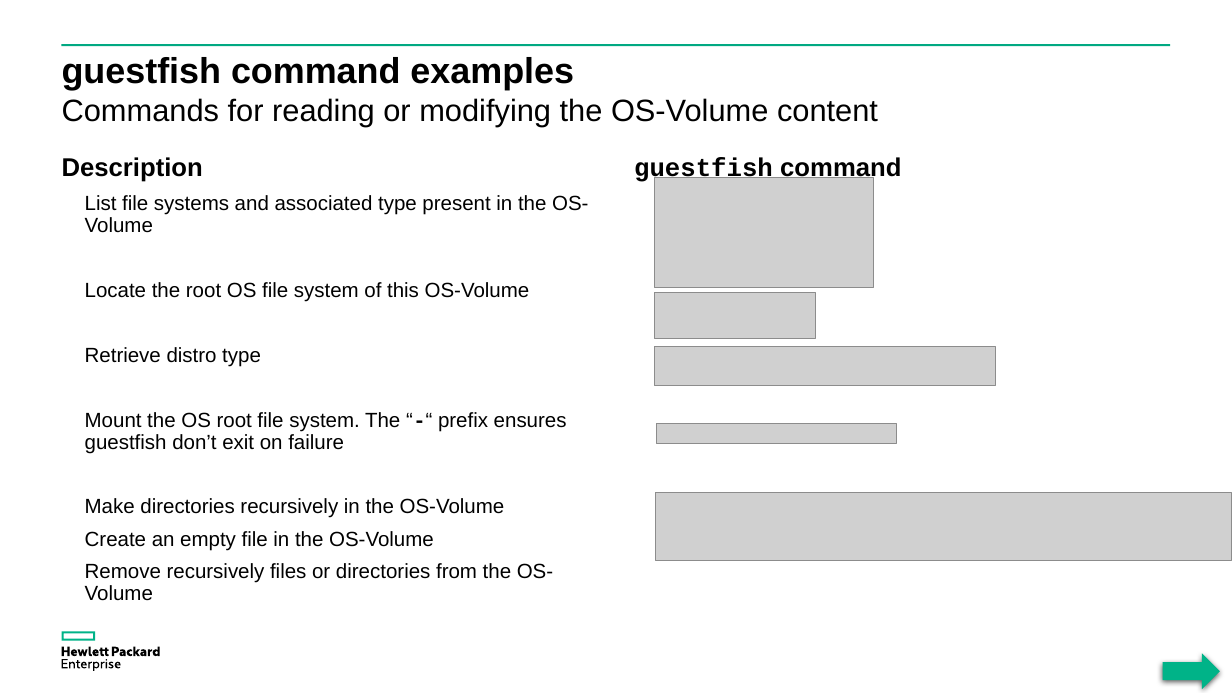
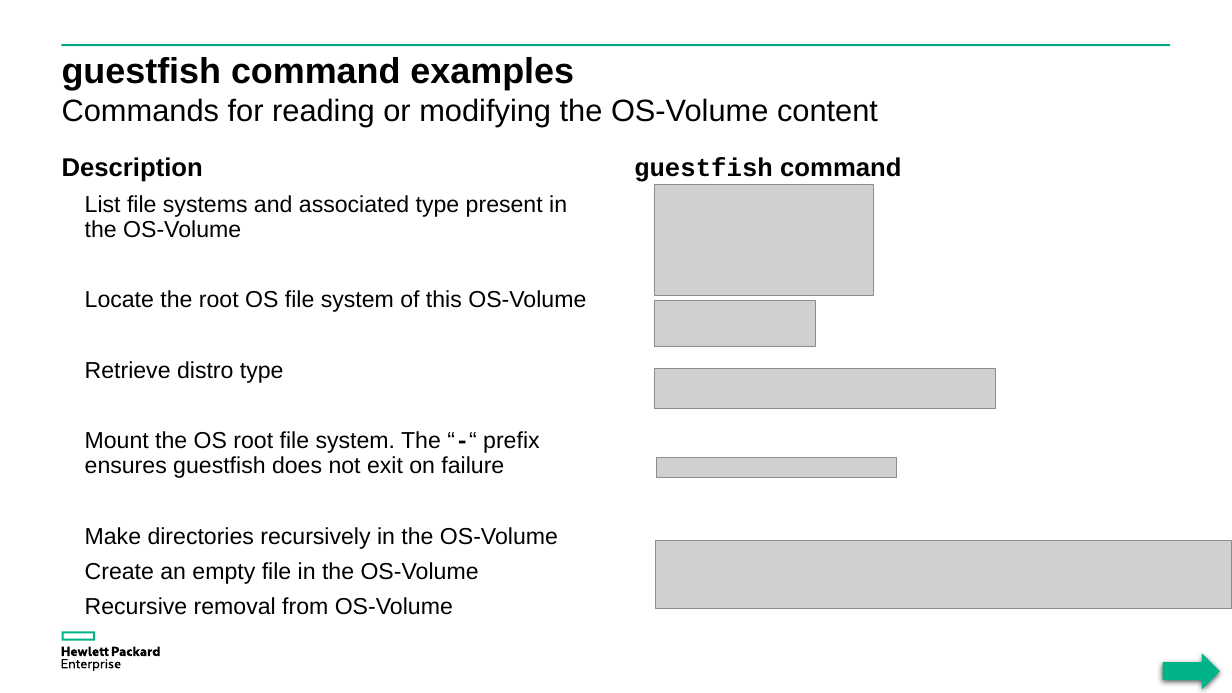
Before and after one commit to donzef/image-streamer-linux, a slide deck: slide 13 of docs/Guestfish-and-ImageStreamer.ppsx (slide 14 before the commit). Drawn at 1232x693 pixels with LibreOffice and Linux fonts; fonts in the diff are those of the drawing; grey boxes stand for pictures. Boxes give left, top, right and bottom in pixels: in the first picture for what was removed or moved away, otherwise in the second. Text is boxed around its words. In the diff, an @@ line names an element or a change of style, - is before the commit and + after.

```diff
--- a/docs/Guestfish-and-ImageStreamer.ppsx
+++ b/docs/Guestfish-and-ImageStreamer.ppsx
@@ text at box(85, 195, 586, 584): size 16 to 18 pt in "List file systems and associated type present ...", "Locate the root OS file system of ...", "Retrieve distro type", "Make directories recursively in the OS-Volume" and 1 more places @@
@@ picture: place and size @@
-picture at box(654, 177, 872, 288)
+picture at box(654, 185, 872, 296)
@@ picture: place and size @@
-picture at box(654, 293, 815, 339)
+picture at box(654, 300, 815, 347)
@@ picture: place and size @@
-picture at box(654, 347, 995, 386)
+picture at box(654, 369, 995, 409)
@@ text at box(85, 431, 539, 478): text changed; size 16 to 18 pt @@
-  Mount the OS root file system. The “-“ prefix ensures guestfish don’t exit on failure
+  Mount the OS root file system. The “-“ prefix ensures guestfish does not exit on failure
@@ picture: place and size @@
-picture at box(657, 423, 897, 444)
+picture at box(657, 457, 897, 478)
@@ picture: place and size @@
-picture at box(655, 493, 1232, 560)
+picture at box(655, 541, 1232, 608)
@@ text at box(85, 597, 453, 615): text changed; size 16 to 18 pt @@
-  Remove recursively files or directories from the OS-Volume
+  Recursive removal from OS-Volume
```
Also in this commit, not shown: 14 other slides changed, 1 slide removed.
